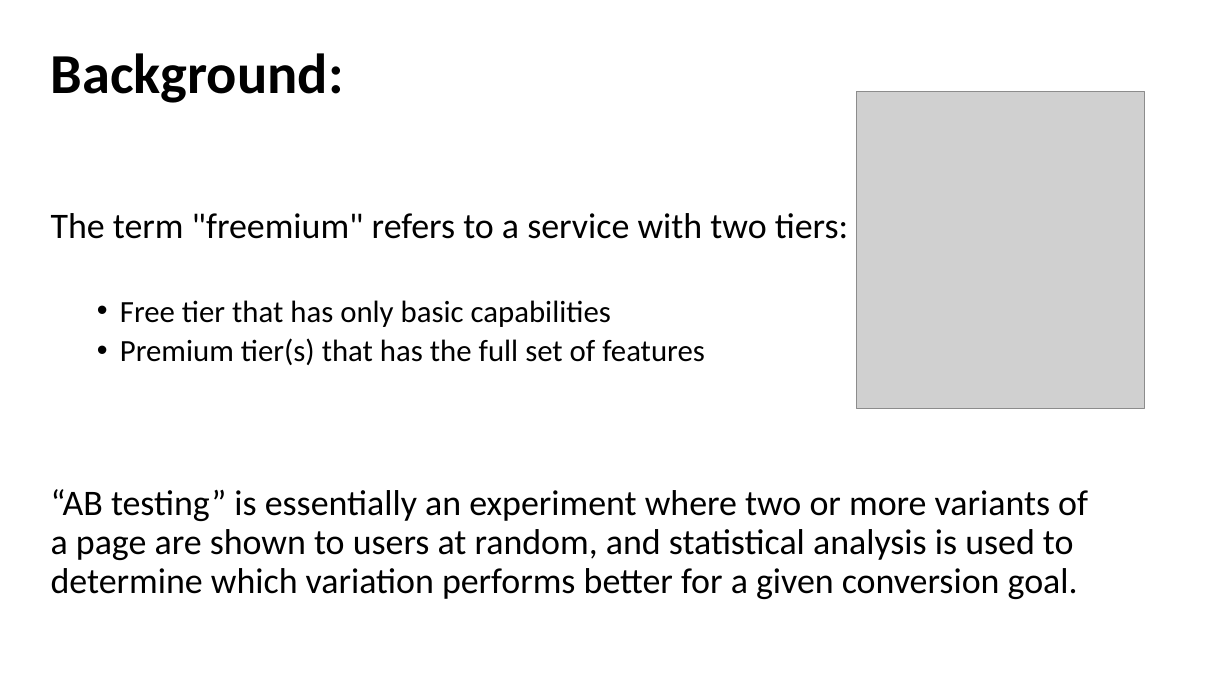
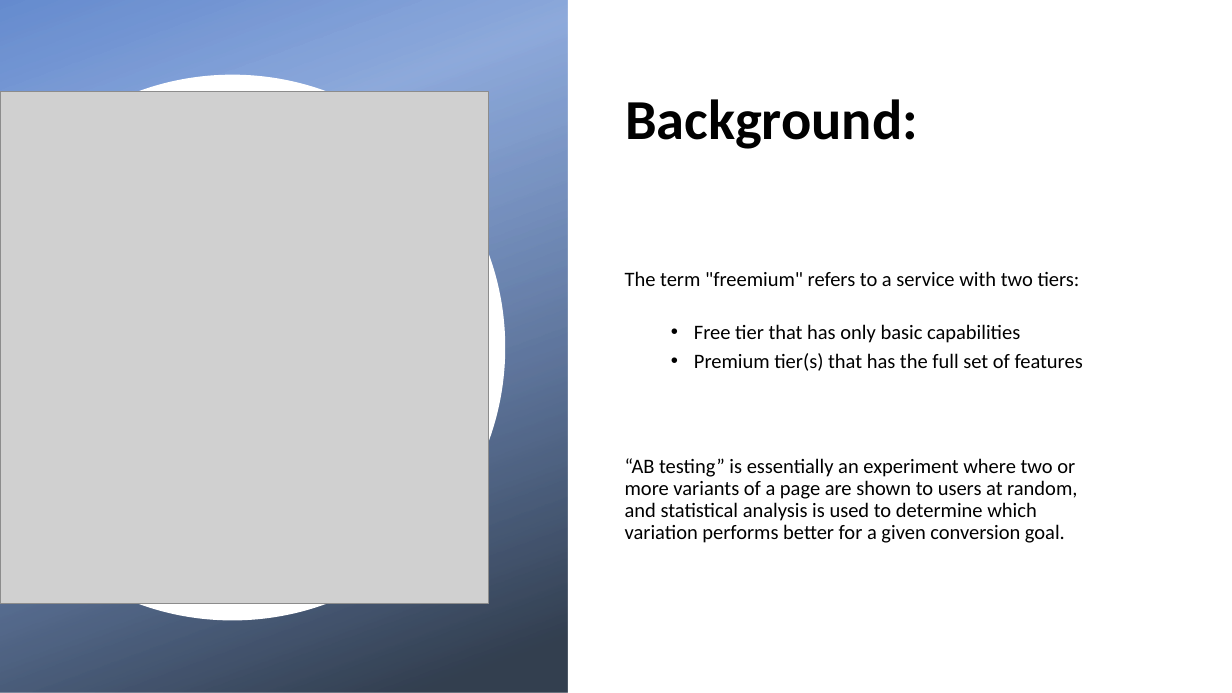
Before and after one commit to SyedNadir/freemium-ab-testing, a slide deck: slide 3 of documents/presentation/Final Presentation.pptx. Drawn at 1232x693 pixels with LibreOffice and Linux fonts; fonts in the diff are those of the drawing; grey boxes stand for pictures; background and template pictures are left out. Boxes give left, top, right and bottom in pixels: in the first picture for what was removed or moved away, otherwise in the second. Text is boxed around its words. In the diff, an @@ line names an element or a change of style, - is before the commit and + after.

```diff
--- a/documents/presentation/Final Presentation.pptx
+++ b/documents/presentation/Final Presentation.pptx
@@ rectangle added at box(0, 0, 567, 693), fill gradient #4472C4 to #333F50 @@
@@ freeform shape added at box(0, 75, 506, 621), fill #FFFFFF @@
@@ title "Background:": place and size @@
-title "Background:" at box(51, 53, 344, 103)
+title "Background:" at box(625, 99, 918, 149)
@@ picture: place and size @@
-picture at box(857, 91, 1145, 409)
+picture at box(0, 91, 489, 604)
@@ text "The term "freemium" refers to ...": place and size @@
-text "The term "freemium" refers to ..." at box(51, 213, 1088, 599)
+text "The term "freemium" refers to ..." at box(625, 271, 1083, 543)
@@ text "The term "freemium" refers to ..." at box(625, 271, 1083, 543): size 28 to 16 pt in "The term "freemium" refers to a service ...", "“AB testing” is essentially an experiment where ..."; size 24 to 16 pt in "Free tier that has only basic capabilities", "Premium tier(s) that has the full set ..."; vertical alignment top to middle @@
```
Also in this commit, not shown: 19 other slides changed, 1 slide added.
